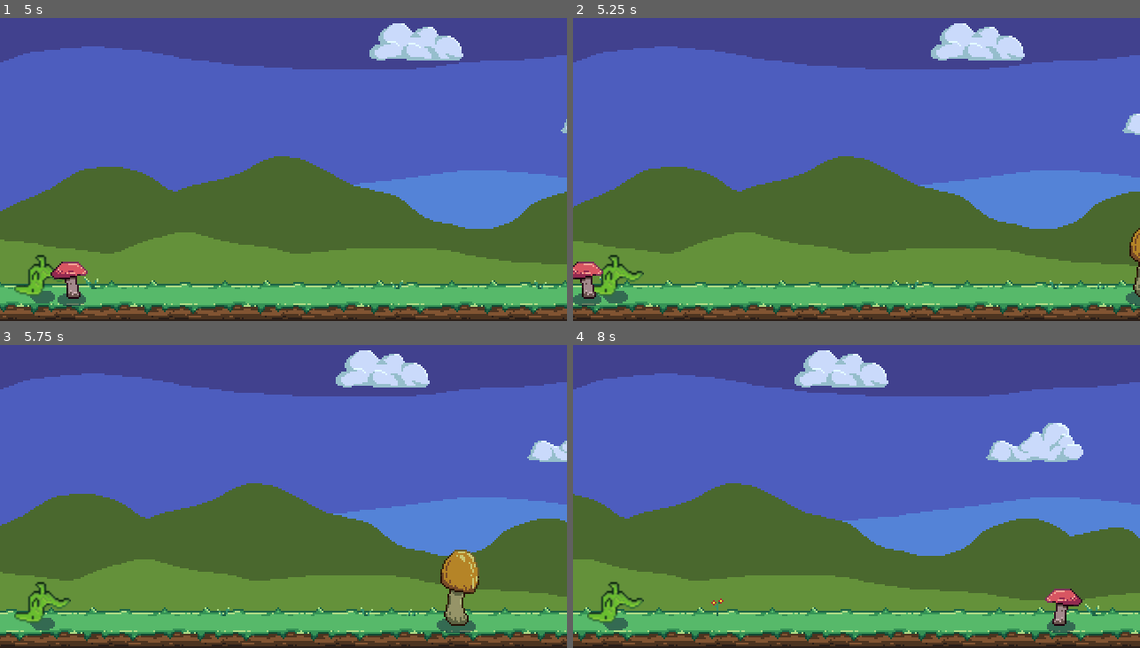
Above: before the commit, frames 1-4 (two rows, left to right).
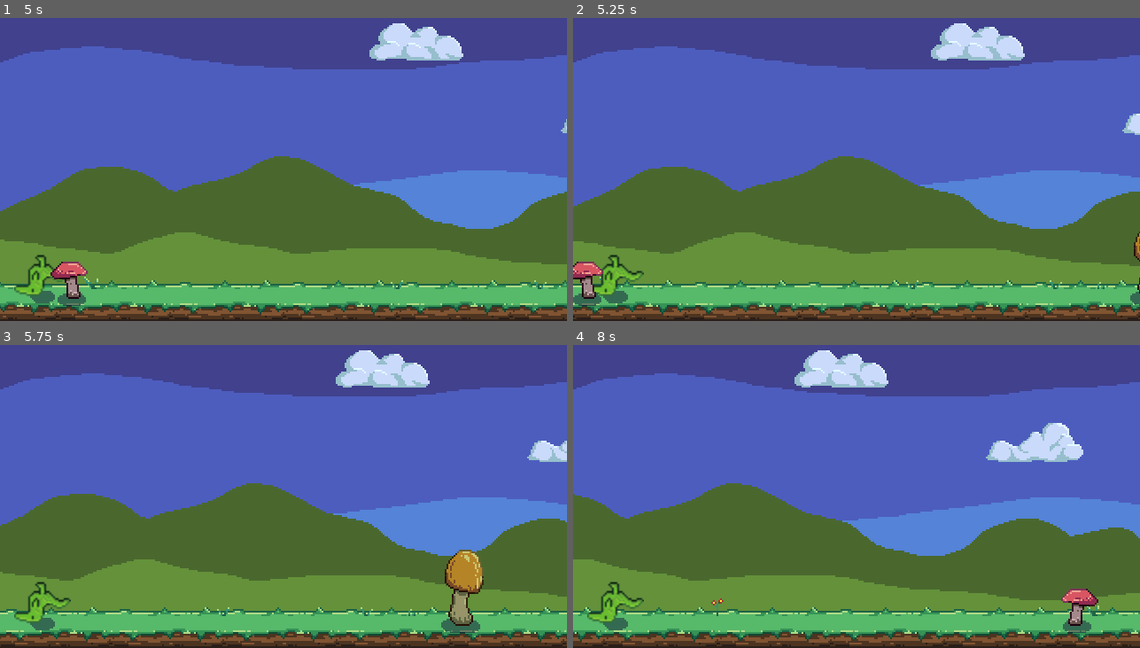
Above: after the commit, the same moments.

Repository: zMenta/DinosaurRun
Game: Godot game, scene res://main/Main.tscn
Same seed, same stepped clock (60 frames per second), same inputs: the game is played once before the commit and once after it.
Inputs:
- Up to frame 1 (5 s): tap Space (jump) at 0.77, 1.52, 3.02, 3.77, 4.52 s
- Up to frame 2 (5.25 s): no input
- Up to frame 3 (5.75 s): no input
- Up to frame 4 (8 s): tap Space (jump) at 6.02, 6.77, 7.52 s

Frame 1 is identical in both runs. In frame 2, 0.3% of the frame differs, in the area x 97-100%, y 69-96%; in frame 3, 0.8%; in frame 4, 0.9%, in the area x 83-93%, y 80-96%.

Commit message:
spawn_rate adjustments

Diff:
--- a/DinosaurRun/main/Main.gd
+++ b/DinosaurRun/main/Main.gd
@@ -1,7 +1,7 @@
 extends Node2D
 
 export(float) var speed_increase_vaue := 0.2
-export(float) var obstacle_spawn_rate_increase := 0.002
+export(float) var obstacle_spawn_rate_increase := 0.001
 
 onready var map := $Map
 onready var obstacle_manager := $ObstacleManager
